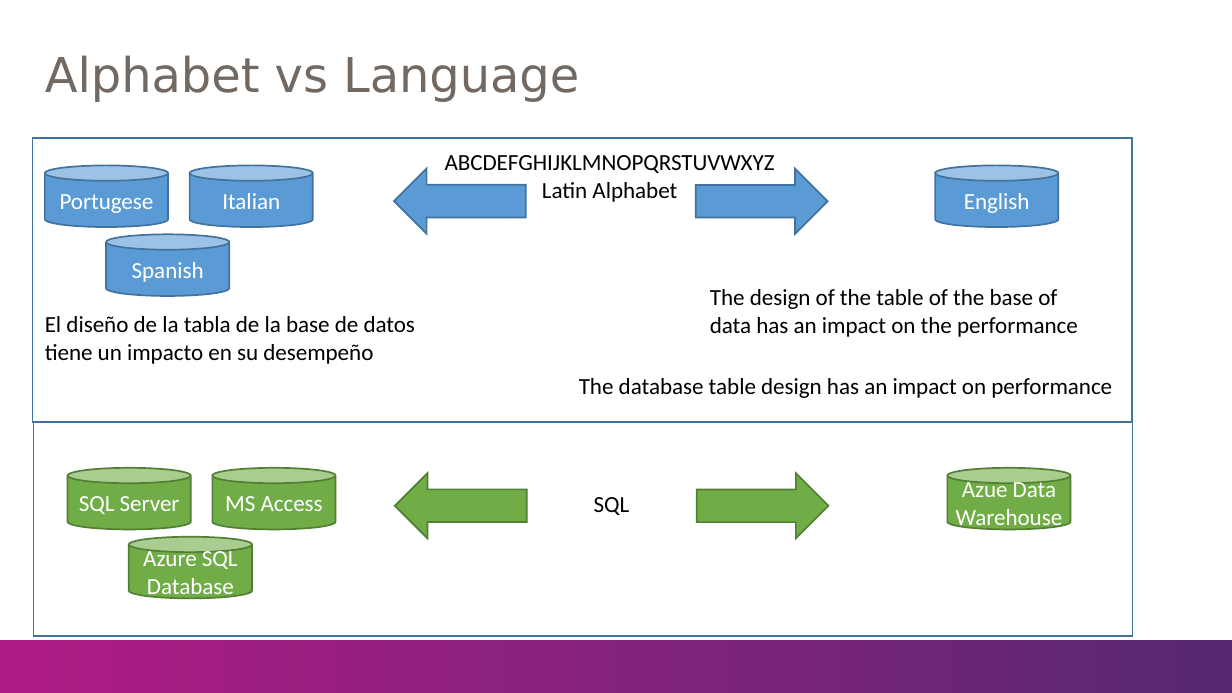
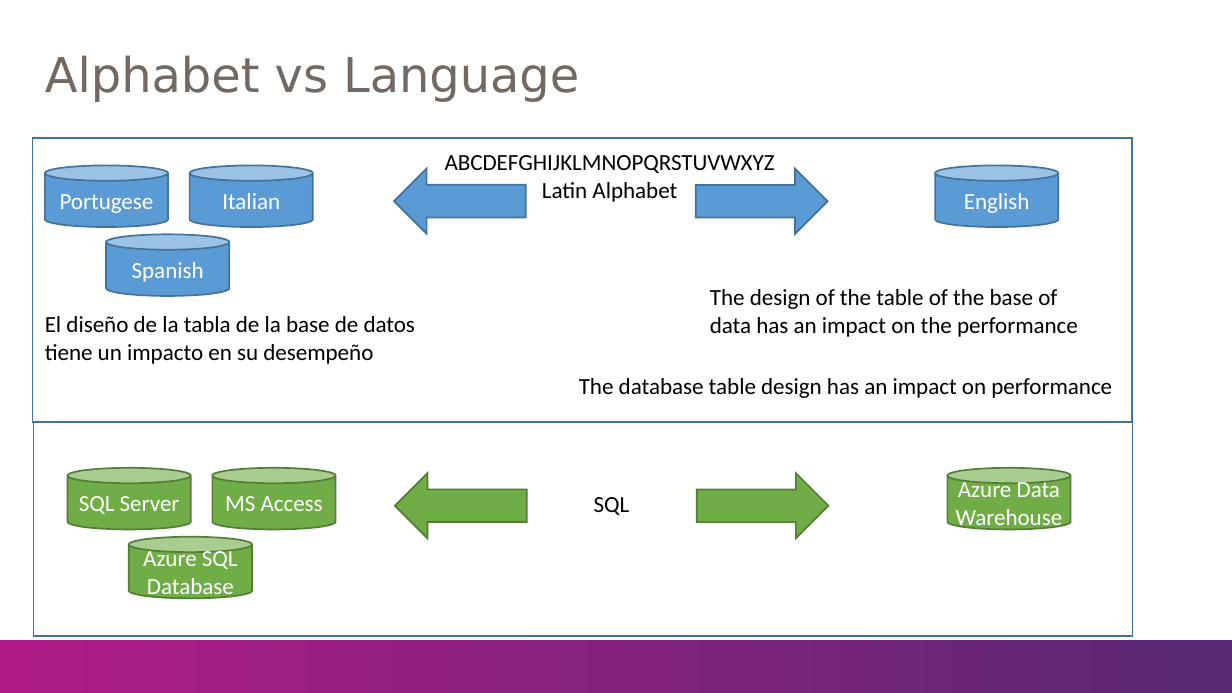
Before and after one commit to BSWolfset/PresentationSlidedecks, a slide deck: slide 2 of DesigningForADWPerformance.pptx. Drawn at 1232x693 pixels with LibreOffice and Linux fonts; fonts in the diff are those of the drawing; background and template pictures are left out. Boxes give left, top, right and bottom in pixels: in the first picture for what was removed or moved away, otherwise in the second. Text is boxed around its words. In the diff, an @@ line names an element or a change of style, - is before the commit and + after.

```diff
--- a/DesigningForADWPerformance.pptx
+++ b/DesigningForADWPerformance.pptx
@@ text in cylinder at box(956, 478, 1063, 532): text changed @@
-Azue Data Warehouse
+Azure Data Warehouse
```
Also in this commit, not shown: 5 other slides changed, 2 slides added.
